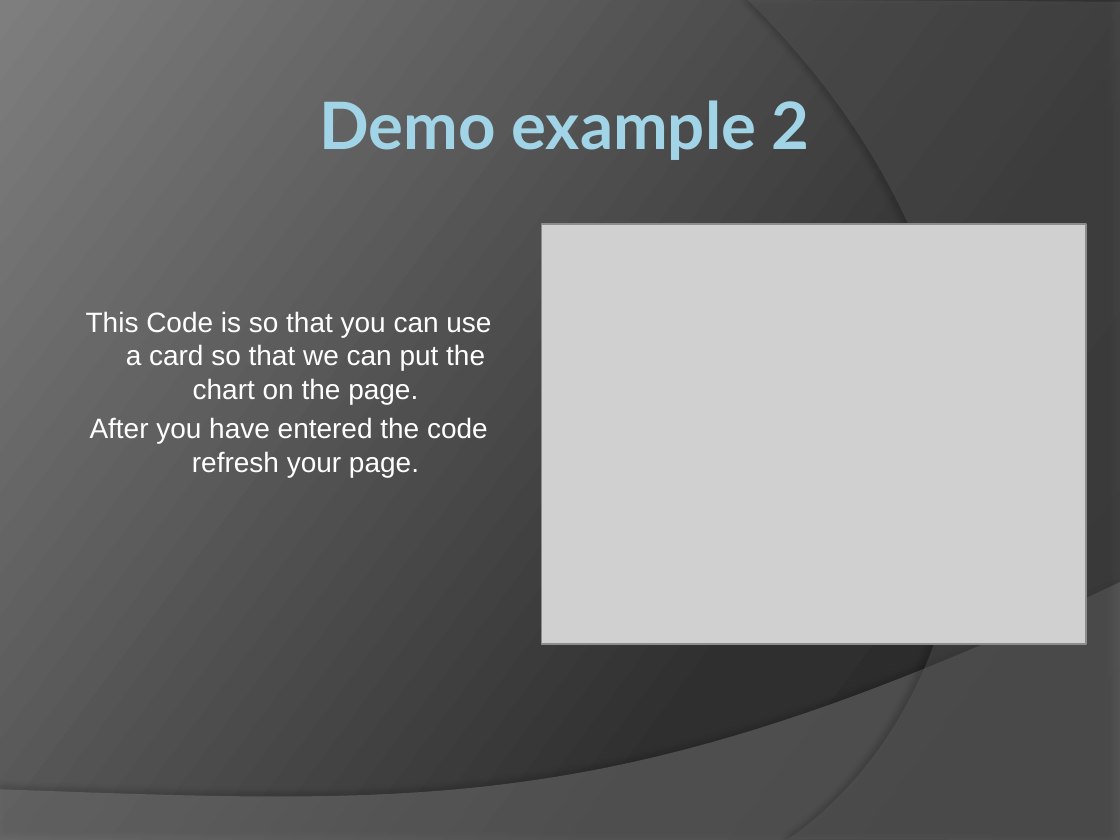
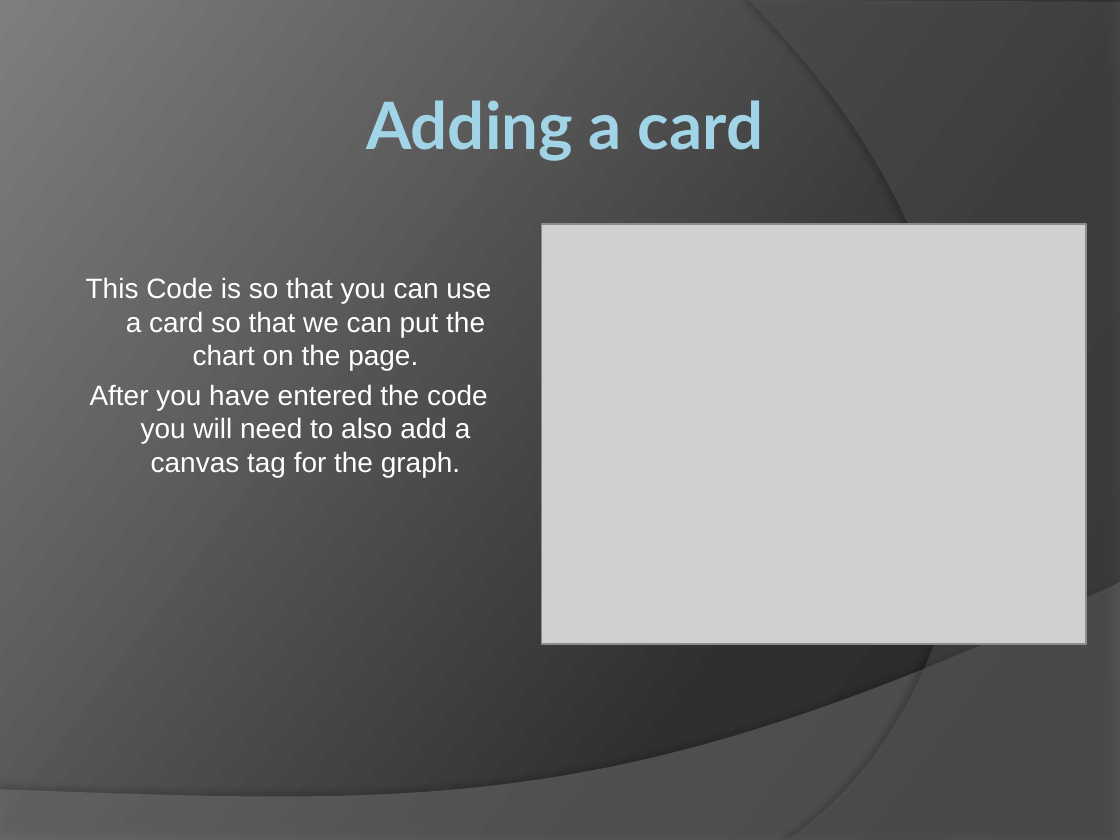
Before and after one commit to pipboy2/Bootstrap-Chart.JS-Training-Module, a slide deck: slide 8 of Training_Module.pptx. Drawn at 1120x840 pixels with LibreOffice and Linux fonts; fonts in the diff are those of the drawing; grey boxes stand for pictures. Boxes give left, top, right and bottom in pixels: in the first picture for what was removed or moved away, otherwise in the second. Text is boxed around its words. In the diff, an @@ line names an element or a change of style, - is before the commit and + after.

```diff
--- a/Training_Module.pptx
+++ b/Training_Module.pptx
@@ title at (366, 100, 763, 161): text changed @@
-Demo example 2
+Adding a card
@@ text at (90, 384, 488, 477): text changed @@
-  After you have entered the code refresh your page.
+  After you have entered the code you will need to also add a canvas tag for the graph.
```
Also in this commit, not shown: 8 other slides changed, 1 slide added.
